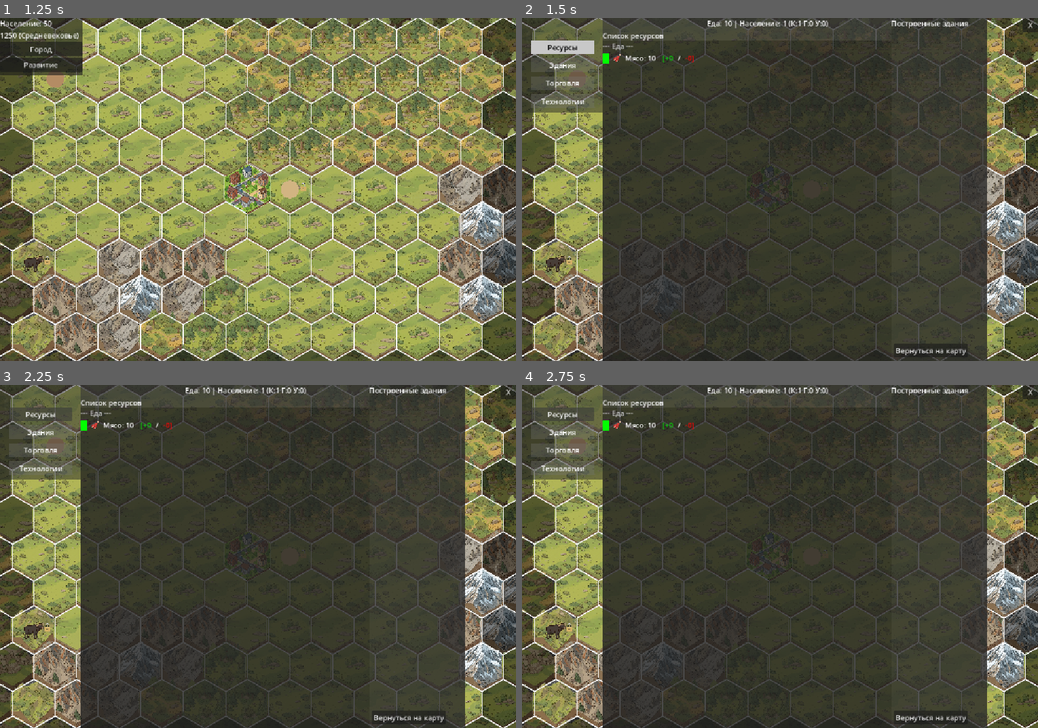
Above: before the commit, frames 1-4 (two rows, left to right).
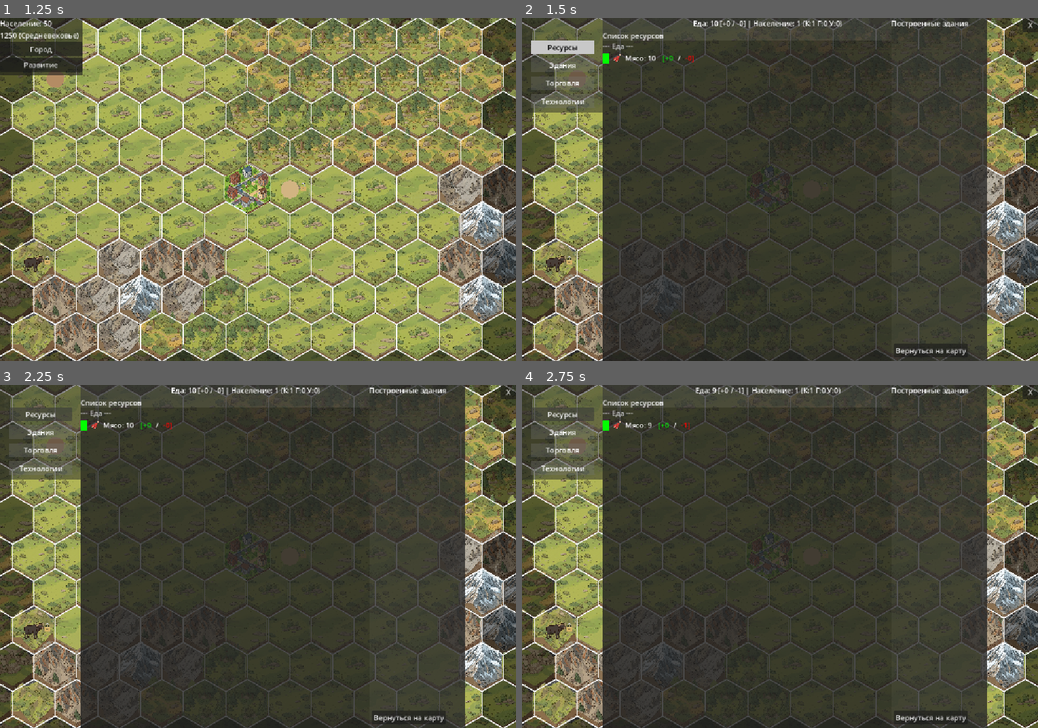
Above: after the commit, the same moments.

Repository: Night-Pryanik/The-City
Game: Godot game, scene res://scenes/main_menu.tscn
The game is run twice, just before and just after one commit, with the same random seed, the same clock (stepped at 60 frames per second) and the same inputs.
Inputs:
- Up to frame 1 (1.25 s): click "Новая игра" at 0.5 s
- Up to frame 2 (1.5 s): click "Город" at 1.25 s
- Up to frame 3 (2.25 s): click "Ресурсы" at 2 s
- Up to frame 4 (2.75 s): no input

Frame 1 is identical in both runs. In frame 2, 0.3% of the frame differs, in the area x 33-62%, y 0-4%; in frame 3, 0.3%; in frame 4, 0.4%, in the area x 24-62%, y 0-13%.

Commit message:
Население потребляет еду и уменьшается, если в амбарах меньше 100 еды
В верхней панели интерфейса города теперь отображается динамика производства и потребления еды.

Diff:
--- a/city_ui/resources_tab.gd
+++ b/city_ui/resources_tab.gd
@@ -298,3 +298,9 @@
 
 func get_food_toggles() -> Dictionary:
     return food_toggles
+
+func get_production_rates() -> Dictionary:
+    return production_rates
+
+func get_consumption_rates() -> Dictionary:
+    return consumption_rates
--- a/scenes/city_ui.gd
+++ b/scenes/city_ui.gd
@@ -168,14 +168,29 @@
             btn.add_theme_color_override("font_color", Color.WHITE)
 
 func _update_food_label():
-    var food_sum = 0
     var pool = resources_tab.get_food_pool()
     var storage = resources_tab.city_storage
+    var prod_rates = resources_tab.get_production_rates()
+    var cons_rates = resources_tab.get_consumption_rates()
+
+    var food_sum = 0
+    var total_prod = 0
+    var total_cons = 0
     for pid in pool:
         if pool[pid]:
             food_sum += storage.get(pid, 0)
+            total_prod += prod_rates.get(pid, 0)
+            total_cons += cons_rates.get(pid, 0)
+
+    var food_str = "Еда: %d [+%d / -%d]" % [food_sum, total_prod, total_cons]
+    var pop_str = "Население: %d (К:%d Г:%d У:%d)" % [CityData.total_population, CityData.peasants, CityData.townsfolk, CityData.scholars]
+
     if top_food_label:
-        top_food_label.text = "Еда: %d | Население: %d (К:%d Г:%d У:%d)" % [food_sum, CityData.total_population, CityData.peasants, CityData.townsfolk, CityData.scholars]
+        top_food_label.text = food_str + " | " + pop_str
+
+    # Обновляем метку еды на вкладке «Здания» (без населения)
+    if buildings_tab.has_method("update_food_label"):
+        buildings_tab.update_food_label()
 
     # Обновляем food_label для дополнительных ресурсов
     if buildings_tab.selected_building_id != "":
--- a/scripts/CityData.gd
+++ b/scripts/CityData.gd
@@ -23,6 +23,7 @@
 var townsfolk: int = 0
 var scholars: int = 0
 var food_for_new_settler: int = 100    # сколько еды нужно накопить для роста
+var food_per_citizen: int = 1          # сколько еды съедает один житель за тик
 
 const PRODUCTION_INTERVAL: float = 2.0
 
@@ -79,6 +80,7 @@
 func do_tick():
     if Engine.is_editor_hint():
         return
+    # Работа зданий
     for bld in city_built_buildings:
         var recipe_id = bld.get("recipe", "")
         if recipe_id == "":
@@ -102,6 +104,20 @@
             for res in recipe["result"]:
                 city_storage[res] += recipe["result"][res]
                 production_rates[res] += recipe["result"][res]
+
+    # Потребление еды населением
+    var food_needed = total_population * food_per_citizen
+    var food_eaten = 0
+    for pid in city_food_pool:
+        if city_food_pool[pid] and city_storage.get(pid, 0) > 0:
+            var available = city_storage[pid]
+            var to_take = min(available, food_needed - food_eaten)
+            city_storage[pid] -= to_take
+            consumption_rates[pid] += to_take
+            food_eaten += to_take
+            if food_eaten >= food_needed:
+                break
+
     _check_population_change()
     emit_signal("city_updated")
 
